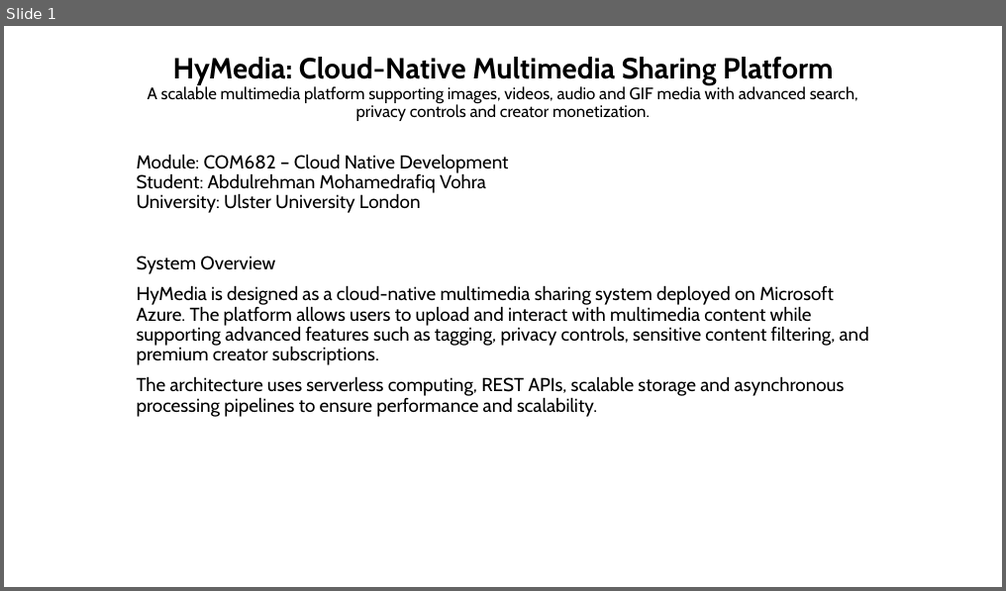
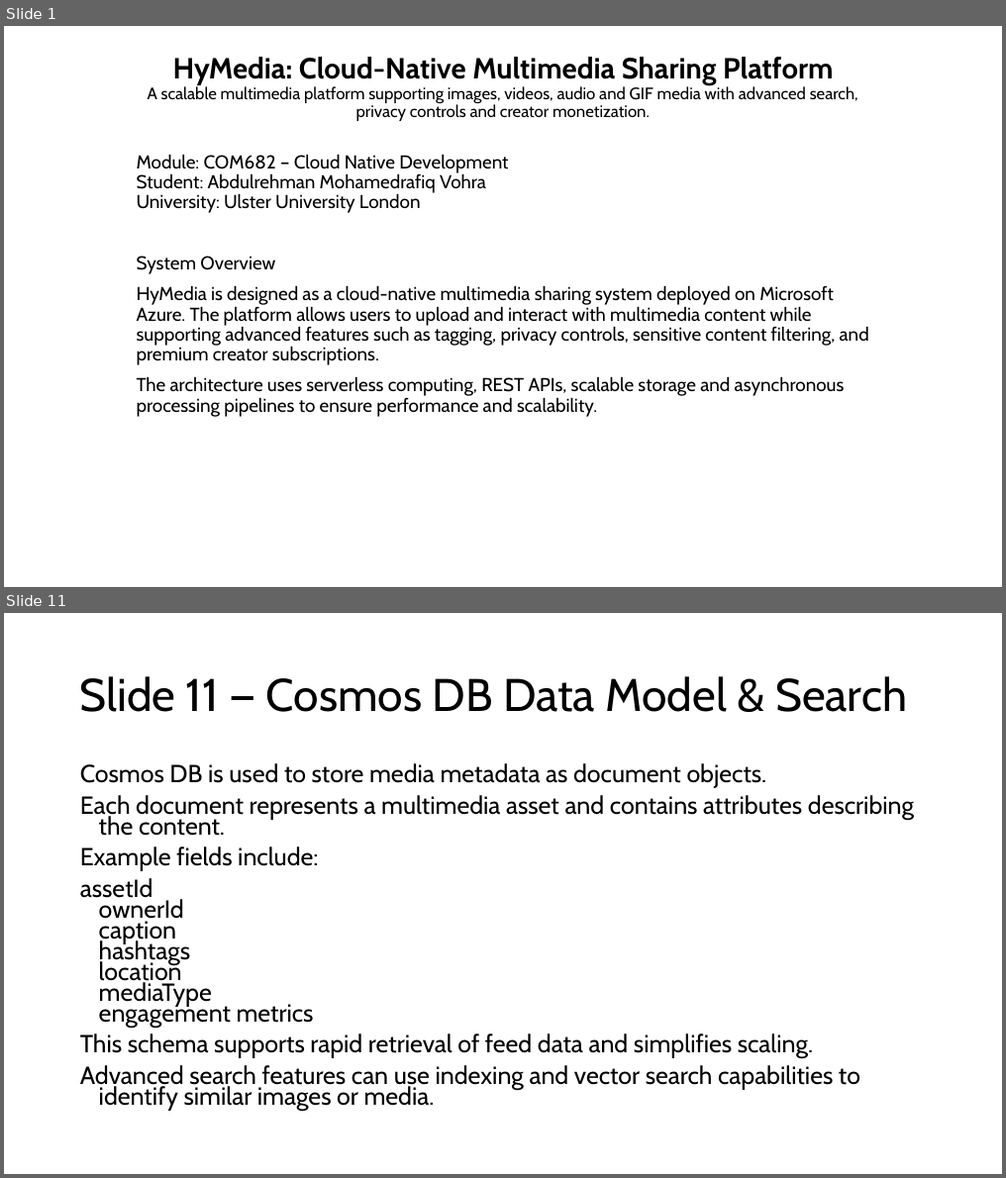
Before and after one commit to Abdulrehman-glitch/HyMedia, a slide deck: CW1_Submission.pptx. Shown one above the other, each under a label of ours: slide 1 before the commit, slides 1 and 11 after it; the slides between them are not shown. The pictures are 1006x591 and 1006x1178 pixels, drawn with LibreOffice and Linux fonts; fonts in the diff are those of the drawing. Boxes give left, top, right and bottom in pixels: in the first picture for what was removed or moved away, otherwise in the second. Text is boxed around its words. In the diff, an @@ line names an element or a change of style, - is before the commit and + after.

```diff
--- a/CW1_Submission.pptx
+++ b/CW1_Submission.pptx
@@ slide 11 added at (x1=4, y1=613, x2=1002, y2=1174), background #FFFFFF @@
@@ title added at (x1=80, y1=676, x2=907, y2=712), 44 pt, text #000000 @@
+Slide 11 — Cosmos DB Data Model & Search
@@ text added at (x1=80, y1=763, x2=914, y2=1110), 23.8 pt, text #000000 @@
+Cosmos DB is used to store media metadata as document objects.
+Each document represents a multimedia asset and contains attributes describing the content.
+Example fields include:
+assetId
+ownerId
+caption
+hashtags
+location
+mediaType
+engagement metrics
+This schema supports rapid retrieval of feed data and simplifies scaling.
+Advanced search features can use indexing and vector search capabilities to identify similar images or media.
```
Also in this commit, not shown: 13 other slides added.
